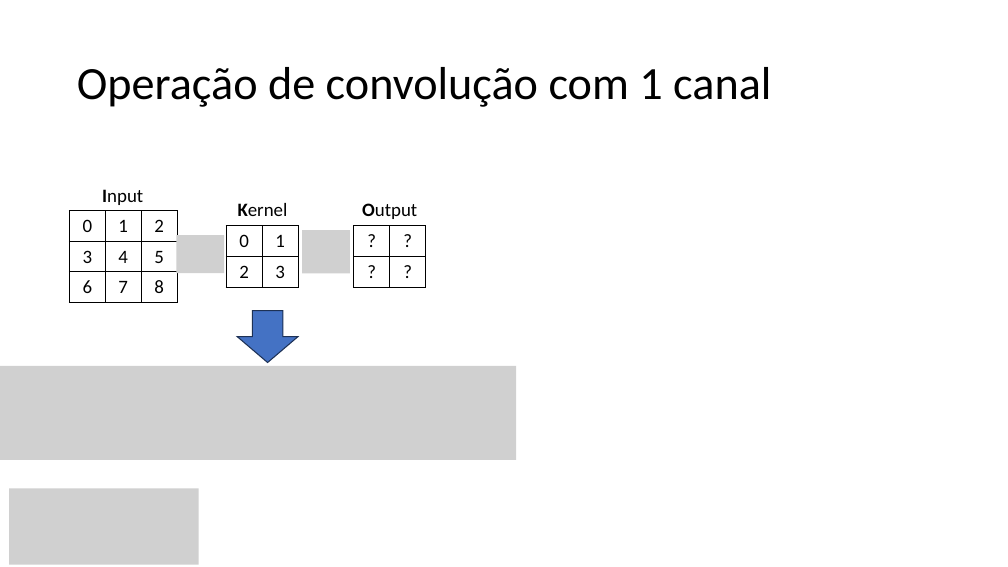
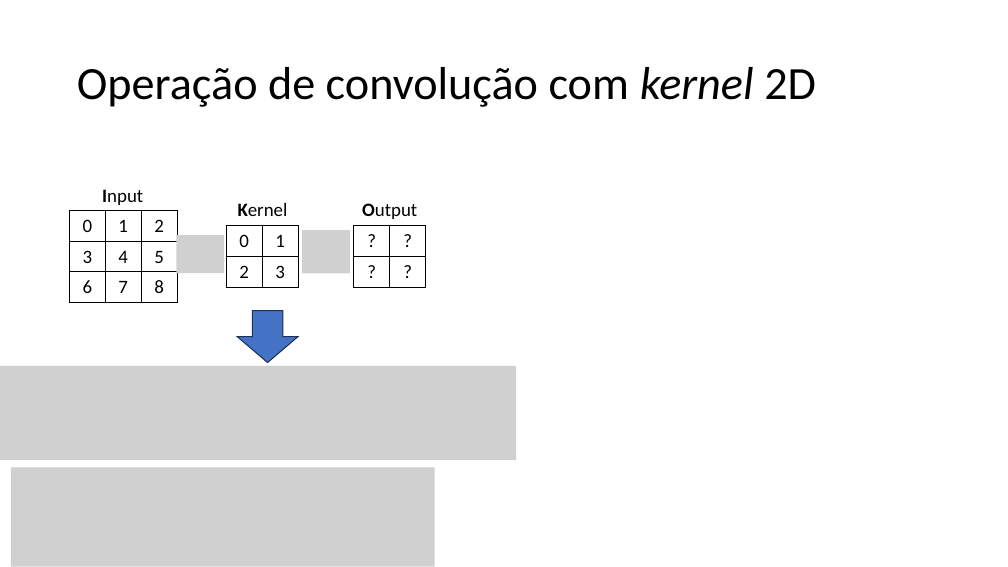
Before and after one commit to zz4fap/c24_inteligencia_artificial, a slide deck: slide 30 of slides/C24_CNN.pptx. Drawn at 1008x567 pixels with LibreOffice and Linux fonts; fonts in the diff are those of the drawing; grey boxes stand for pictures. Boxes give left, top, right and bottom in pixels: in the first picture for what was removed or moved away, otherwise in the second. Text is boxed around its words. In the diff, an @@ line names an element or a change of style, - is before the commit and + after.

```diff
--- a/slides/C24_CNN.pptx
+++ b/slides/C24_CNN.pptx
@@ title at bbox=[77, 67, 816, 107]: text changed @@
-Operação de convolução com 1 canal
+Operação de convolução com kernel 2D
@@ picture: place and size @@
-picture at bbox=[9, 488, 199, 565]
+picture at bbox=[11, 467, 435, 566]
```
Also in this commit, not shown: 19 other slides changed, 1 other file.
